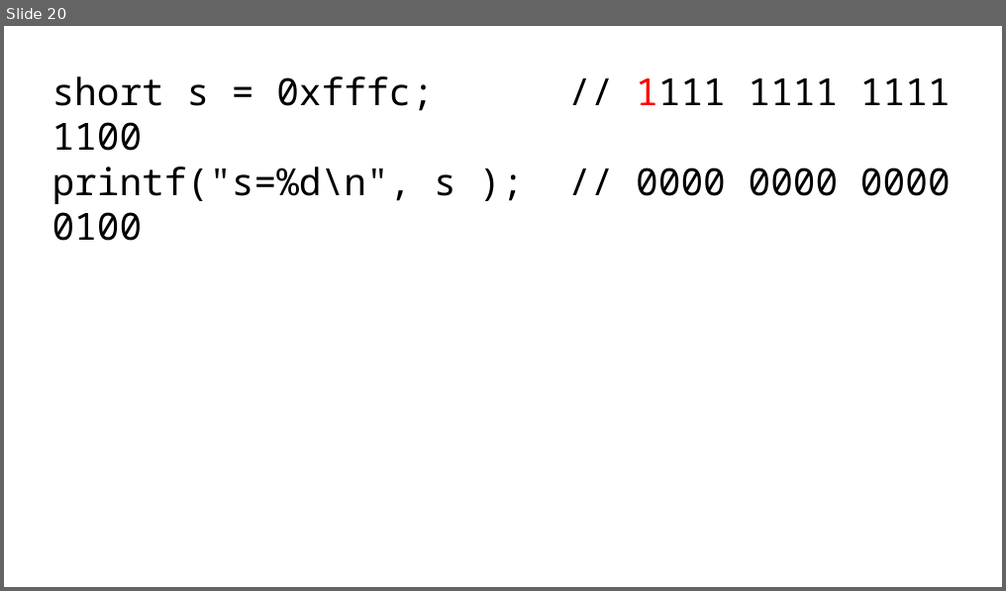
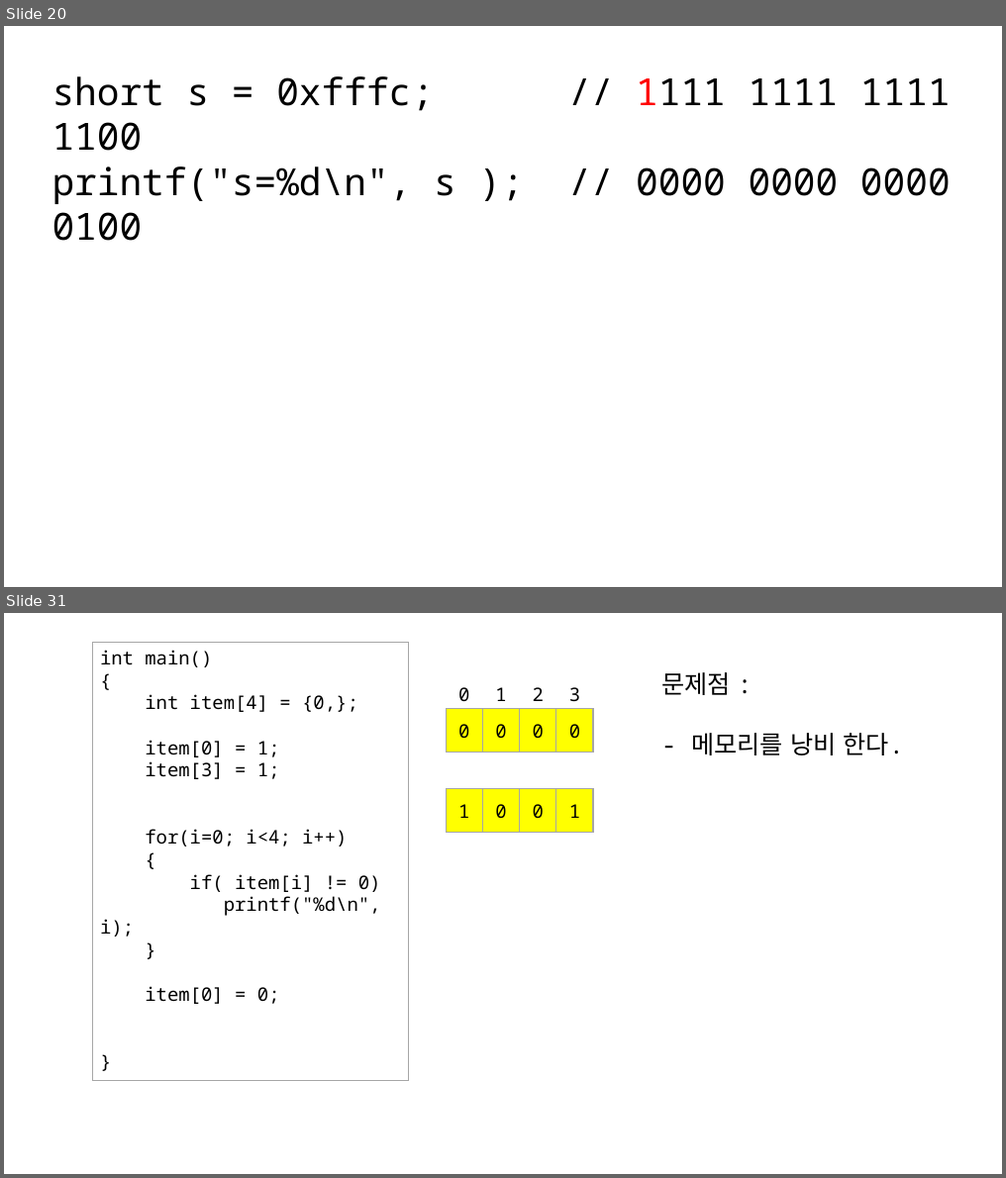
Before and after one commit to imguru-mooc/bootcamp1, a slide deck: 판서.pptx. Shown one above the other, each under a label of ours: slide 20 before the commit, slides 20 and 31 after it; the slides between them are not shown. The pictures are 1006x591 and 1006x1178 pixels, drawn with LibreOffice and Linux fonts; fonts in the diff are those of the drawing. Boxes give left, top, right and bottom in pixels: in the first picture for what was removed or moved away, otherwise in the second. Text is boxed around its words. In the diff, an @@ line names an element or a change of style, - is before the commit and + after.

```diff
--- a/판서.pptx
+++ b/판서.pptx
@@ slide 31 added at (4,613,1002,1174), background #FFFFFF @@
@@ rectangle added at (93,643,409,1081), outline #A6A6A6 0.75 pt, 18 pt, text #000000 @@
+int main()
+{
+int item[4] = {0,};
+item[0] = 1;
+item[3] = 1;
+for(i=0; i<4; i++)
+{
+if( item[i] != 0)
+printf("%d\n", i);
+}
+item[0] = 0;
+}
@@ text added at (458,687,469,701), 18 pt, text #000000 @@
+0
@@ text added at (495,687,506,701), 18 pt, text #000000 @@
+1
@@ text added at (533,687,544,701), 18 pt, text #000000 @@
+2
@@ text added at (569,687,580,702), 18 pt, text #000000 @@
+3
@@ text added at (661,672,904,756), 24 pt, text #000000 @@
+문제점 :
+- 메모리를 낭비 한다.
@@ rectangle added at (446,708,482,753), fill #FFFF00, outline #A6A6A6 1 pt, 18 pt, text #000000 @@
+0
@@ rectangle added at (483,708,520,753), fill #FFFF00, outline #A6A6A6 1 pt, 18 pt, text #000000 @@
+0
@@ rectangle added at (520,708,556,753), fill #FFFF00, outline #A6A6A6 1 pt, 18 pt, text #000000 @@
+0
@@ rectangle added at (556,708,593,753), fill #FFFF00, outline #A6A6A6 1 pt, 18 pt, text #000000 @@
+0
@@ rectangle added at (446,788,482,833), fill #FFFF00, outline #A6A6A6 1 pt, 18 pt, text #000000 @@
+1
@@ rectangle added at (483,788,520,833), fill #FFFF00, outline #A6A6A6 1 pt, 18 pt, text #000000 @@
+0
@@ rectangle added at (520,788,556,833), fill #FFFF00, outline #A6A6A6 1 pt, 18 pt, text #000000 @@
+0
@@ rectangle added at (556,788,593,833), fill #FFFF00, outline #A6A6A6 1 pt, 18 pt, text #000000 @@
+1
```
Also in this commit, not shown: 1 slide changed, 45 other slides added.
